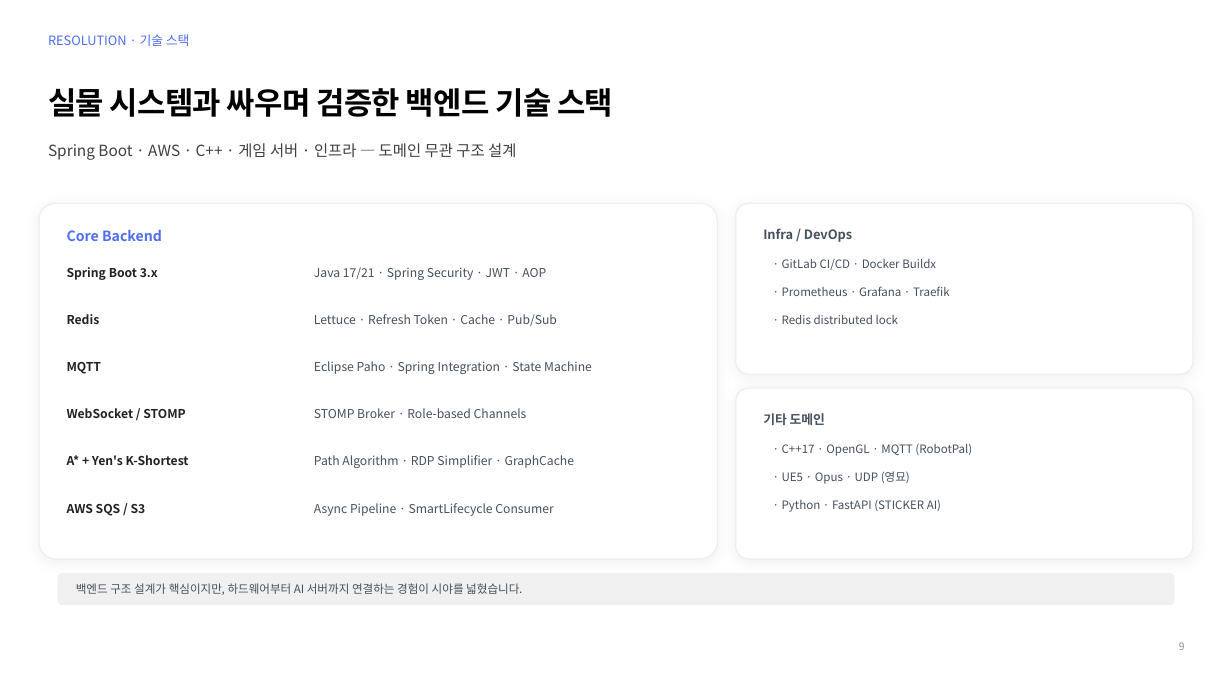
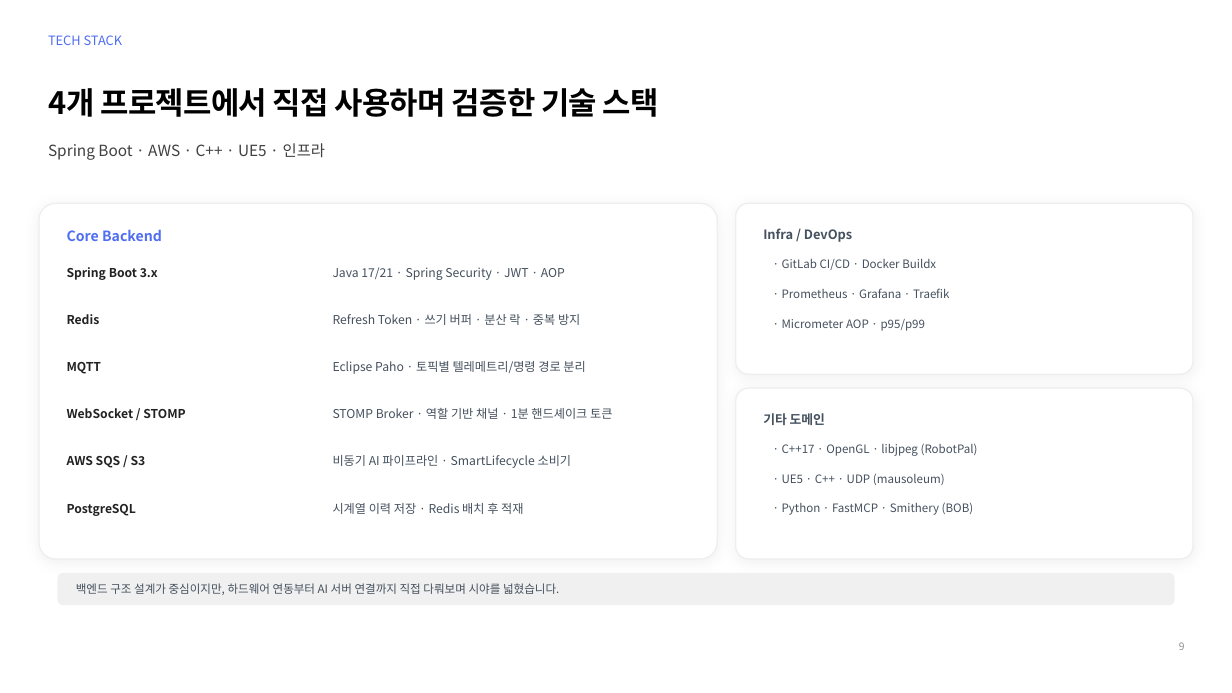
Before and after one commit to cgantro/Portfolio, a slide deck: slide 9 of portfolio-ppt/yoonpyo-portfolio.pptx. Drawn at 1232x693 pixels with LibreOffice and Linux fonts; fonts in the diff are those of the drawing. Boxes give left, top, right and bottom in pixels: in the first picture for what was removed or moved away, otherwise in the second. Text is boxed around its words. In the diff, an @@ line names an element or a change of style, - is before the commit and + after.

```diff
--- a/portfolio-ppt/yoonpyo-portfolio.pptx
+++ b/portfolio-ppt/yoonpyo-portfolio.pptx
@@ text at [48,35,123,45]: text changed @@
-RESOLUTION · 기술 스택
+TECH STACK
@@ text at [48,88,659,117]: text changed @@
-실물 시스템과 싸우며 검증한 백엔드 기술 스택
+4개 프로젝트에서 직접 사용하며 검증한 기술 스택
@@ text at [48,143,325,160]: text changed @@
-Spring Boot · AWS · C++ · 게임 서버 · 인프라 — 도메인 무관 구조 설계
+Spring Boot · AWS · C++ · UE5 · 인프라
@@ text "Java 17/21 · Spring Security ...": place and size @@
-text "Java 17/21 · Spring Security ..." at [314,267,546,280]
+text "Java 17/21 · Spring Security ..." at [333,267,565,280]
@@ text at [333,314,580,325]: text changed @@
-Lettuce · Refresh Token · Cache · Pub/Sub
+Refresh Token · 쓰기 버퍼 · 분산 락 · 중복 방지
@@ text at [782,319,926,331]: text changed @@
-· Redis distributed lock
+· Micrometer AOP · p95/p99
@@ text at [333,361,585,374]: text changed @@
-Eclipse Paho · Spring Integration · State Machine
+Eclipse Paho · 토픽별 텔레메트리/명령 경로 분리
@@ text at [333,408,612,419]: text changed @@
-STOMP Broker · Role-based Channels
+STOMP Broker · 역할 기반 채널 · 1분 핸드셰이크 토큰
@@ text "AWS SQS / S3": place and size @@
-text "AWS SQS / S3" at [67,504,146,516]
+text "AWS SQS / S3" at [67,456,146,468]
@@ text at [782,443,978,456]: text changed @@
-· C++17 · OpenGL · MQTT (RobotPal)
+· C++17 · OpenGL · libjpeg (RobotPal)
@@ text removed at [67,455,189,465] @@
-A* + Yen's K-Shortest
@@ text at [333,455,572,468]: text changed @@
-Path Algorithm · RDP Simplifier · GraphCache
+비동기 AI 파이프라인 · SmartLifecycle 소비기
@@ text at [782,473,945,485]: text changed @@
-· UE5 · Opus · UDP (영묘)
+· UE5 · C++ · UDP (mausoleum)
@@ text added at [67,504,136,516], 9.5 pt, text #222222, bold @@
+PostgreSQL
@@ text at [333,503,523,514]: text changed @@
-Async Pipeline · SmartLifecycle Consumer
+시계열 이력 저장 · Redis 배치 후 적재
@@ text at [782,502,974,515]: text changed @@
-· Python · FastAPI (STICKER AI)
+· Python · FastMCP · Smithery (BOB)
@@ text at [76,583,559,595]: text changed @@
-백엔드 구조 설계가 핵심이지만, 하드웨어부터 AI 서버까지 연결하는 경험이 시야를 넓혔습니다.
+백엔드 구조 설계가 중심이지만, 하드웨어 연동부터 AI 서버 연결까지 직접 다뤄보며 시야를 넓혔습니다.
```
Also in this commit, not shown: 3 other slides changed, 6 slides added, 6 slides removed, 47 other files.
